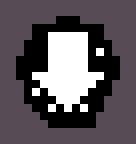
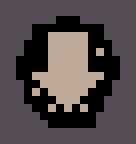
Layered file, before and after one edit (136 x 144). Changes by layer:
painted on "MouseCursorDown.png" over [32, 32, 104, 112]
painted on "MouseCursorUp.png" over [32, 32, 104, 112]
painted on "MouseCursorLeft.png" over [32, 32, 104, 104]
painted on "MouseCursorRight.png" over [32, 40, 104, 112]
painted on "MouseCursorArrow.png" over [40, 48, 80, 88]
painted on "MouseCursorHand.png" over [32, 32, 104, 112]
painted on "MouseCursorCross.png" over [32, 32, 104, 112]
painted on "MouseCursorWait.png" over [48, 32, 88, 104]
